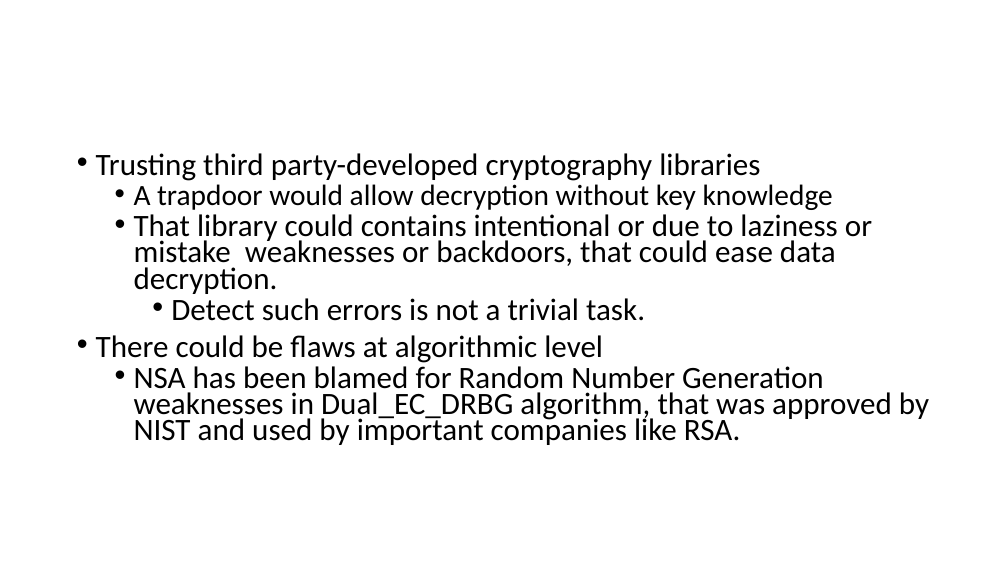
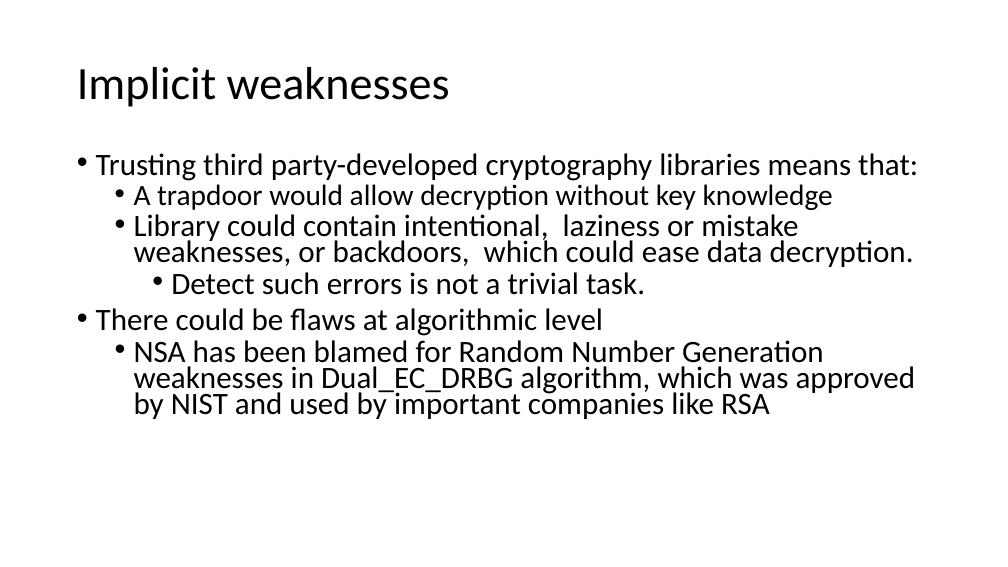
Before and after one commit to fparricelli/Encrypted-data-exchange-between-two-Arduino-boards-using-Symmetric-Encryption, a slide deck: slide 25 of Documentazione e cose così/Slide_concettuali_Luca.pptx. Drawn at 1008x567 pixels with LibreOffice and Linux fonts; fonts in the diff are those of the drawing. Boxes give left, top, right and bottom in pixels: in the first picture for what was removed or moved away, otherwise in the second. Text is boxed around its words. In the diff, an @@ line names an element or a change of style, - is before the commit and + after.

```diff
--- a/Documentazione e cose così/Slide_concettuali_Luca.pptx
+++ b/Documentazione e cose così/Slide_concettuali_Luca.pptx
@@ title added at <box>77,67,450,107</box>, 44 pt, text #000000 @@
+Implicit weaknesses
@@ text at <box>96,153,918,181</box>: text changed @@
-• Trusting third party-developed cryptography libraries
+• Trusting third party-developed cryptography libraries means that:
@@ text at <box>134,214,914,267</box>: text changed @@
-  • That library could contains intentional or due to laziness or mistake weaknesses or backdoors, that could ease data decryption.
+  • Library could contain intentional, laziness or mistake weaknesses, or backdoors, which could ease data decryption.
@@ text at <box>134,340,916,419</box>: text changed @@
-  • NSA has been blamed for Random Number Generation weaknesses in Dual_EC_DRBG algorithm, that was approved by NIST and used by important companies like RSA.
+  • NSA has been blamed for Random Number Generation weaknesses in Dual_EC_DRBG algorithm, which was approved by NIST and used by important companies like RSA
```
Also in this commit, not shown: 10 other slides changed.
